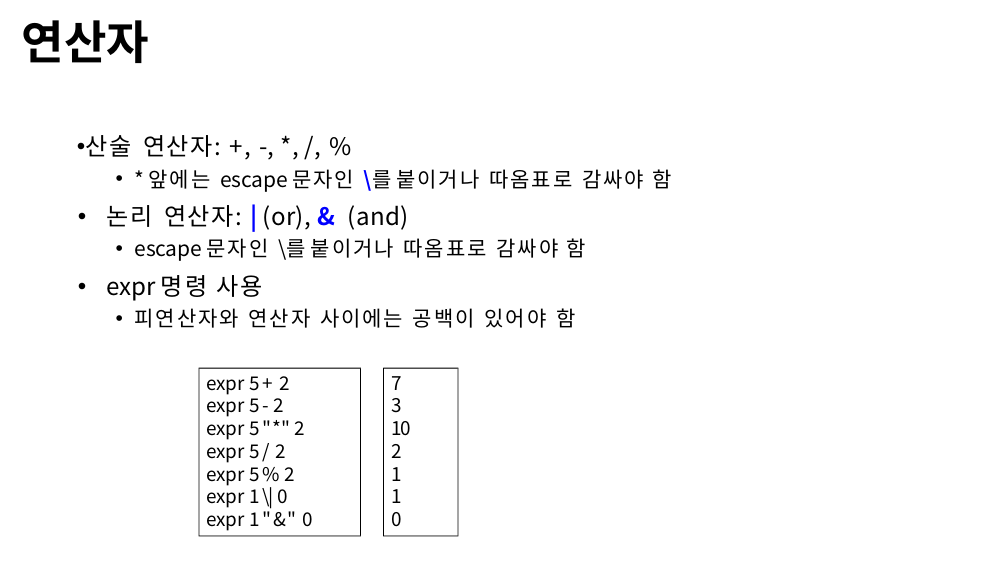
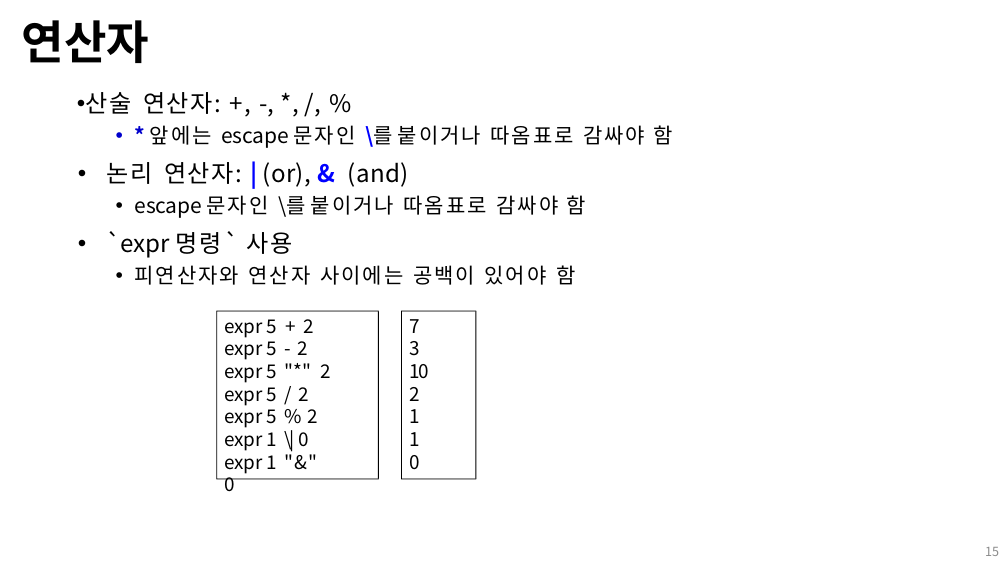
Before and after one commit to Open-Source-Programming/OpenSource-Lec, a slide deck: slide 15 of 03-shell_script_1.pptx (slide 13 before the commit). Drawn at 1008x567 pixels with LibreOffice and Linux fonts; fonts in the diff are those of the drawing; background and template pictures are left out. Boxes give left, top, right and bottom in pixels: in the first picture for what was removed or moved away, otherwise in the second. Text is boxed around its words. In the diff, an @@ line names an element or a change of style, - is before the commit and + after.

```diff
--- a/03-shell_script_1.pptx
+++ b/03-shell_script_1.pptx
@@ text "산술 연산자: +, -, *, ...": place and size @@
-text "산술 연산자: +, -, *, ..." at <box>85,135,671,328</box>
+text "산술 연산자: +, -, *, ..." at <box>85,92,672,285</box>
@@ text at <box>150,125,672,148</box>: text colour #000000 to #0000CC, bold on in "*" @@
@@ text at <box>106,231,294,258</box>: text changed @@
-• expr 명령 사용
+• `expr 명령` 사용
@@ freeform shape: place and size @@
-freeform shape at <box>199,368,361,536</box>
+freeform shape at <box>216,311,379,479</box>
@@ text "expr 5 + 2": place and size @@
-text "expr 5 + 2" at <box>206,376,312,531</box>
+text "expr 5 + 2" at <box>224,319,331,474</box>
@@ freeform shape: place and size @@
-freeform shape at <box>383,368,459,536</box>
+freeform shape at <box>402,311,477,479</box>
@@ text "7": place and size @@
-text "7" at <box>391,376,411,527</box>
+text "7" at <box>409,319,429,470</box>
@@ page number added at <box>985,547,999,556</box>, 12 pt, text #8C8C8C @@
+15
```
Also in this commit, not shown: 11 other slides changed, 20 slides added, 9 other files.
